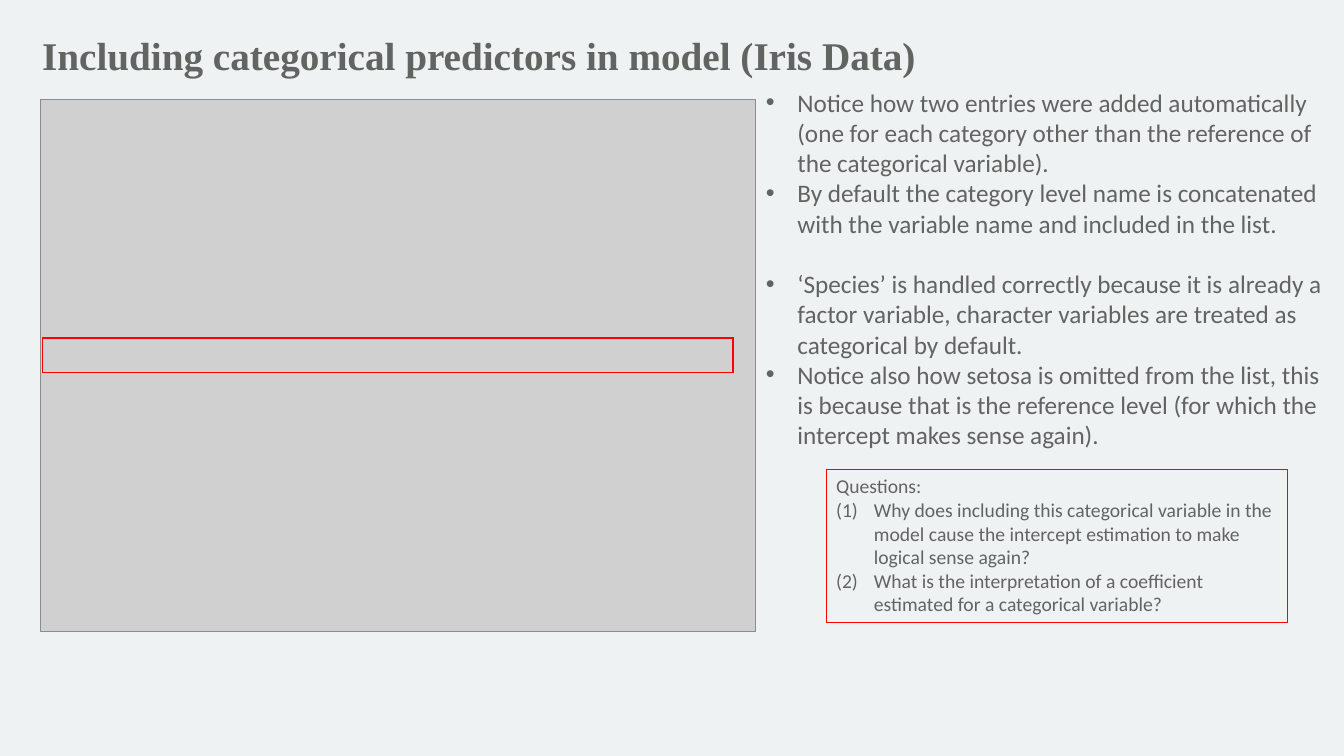
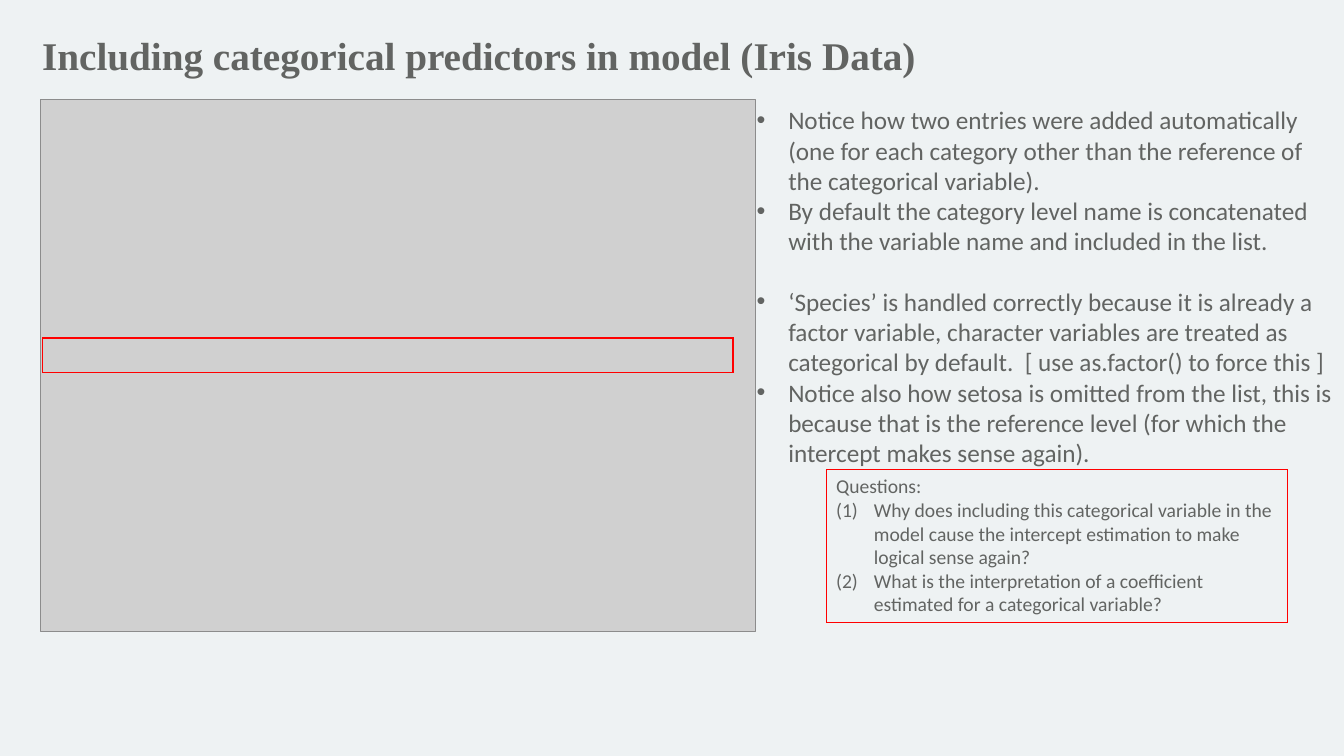
Before and after one commit to mathornton01/2022_UTSW_Lyda_Hill_Department_Beginning_R_Nanocourse, a slide deck: slide 22 of Slides/IntroductionToRForBeginners_DayII_MT.pptx (slide 21 before the commit). Drawn at 1344x756 pixels with LibreOffice and Linux fonts; fonts in the diff are those of the drawing; grey boxes stand for pictures; background and template pictures are left out. Boxes give left, top, right and bottom in pixels: in the first picture for what was removed or moved away, otherwise in the second. Text is boxed around its words. In the diff, an @@ line names an element or a change of style, - is before the commit and + after.

```diff
--- a/Slides/IntroductionToRForBeginners_DayII_MT.pptx
+++ b/Slides/IntroductionToRForBeginners_DayII_MT.pptx
@@ text "Notice how two entries were ...": place and size @@
-text "Notice how two entries were ..." at (797, 94, 1321, 449)
+text "Notice how two entries were ..." at (788, 111, 1332, 467)
@@ text at (788, 293, 1312, 376): text changed @@
-• ‘Species’ is handled correctly because it is already a factor variable, character variables are treated as categorical by default.
+• ‘Species’ is handled correctly because it is already a factor variable, character variables are treated as categorical by default. [ use as.factor() to force this ]
```
Also in this commit, not shown: 2 other slides changed, 7 slides added, 1 other file.
